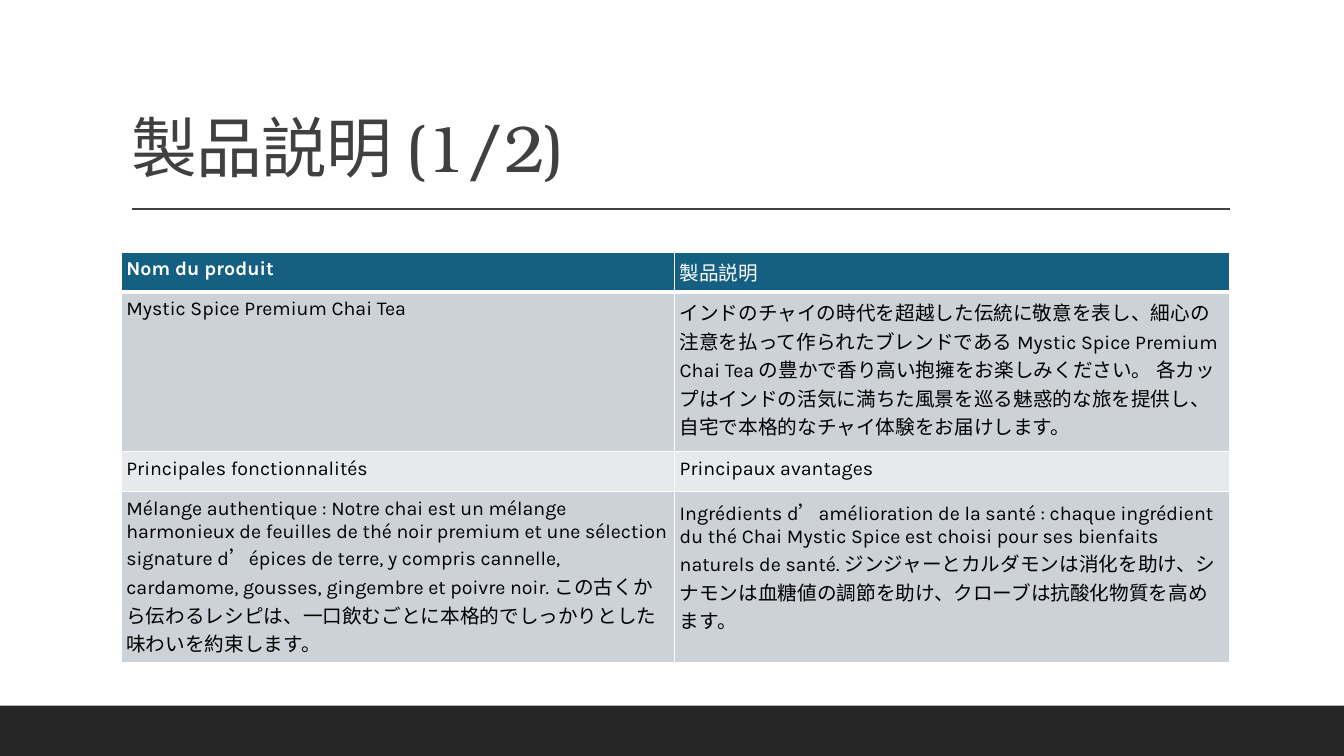
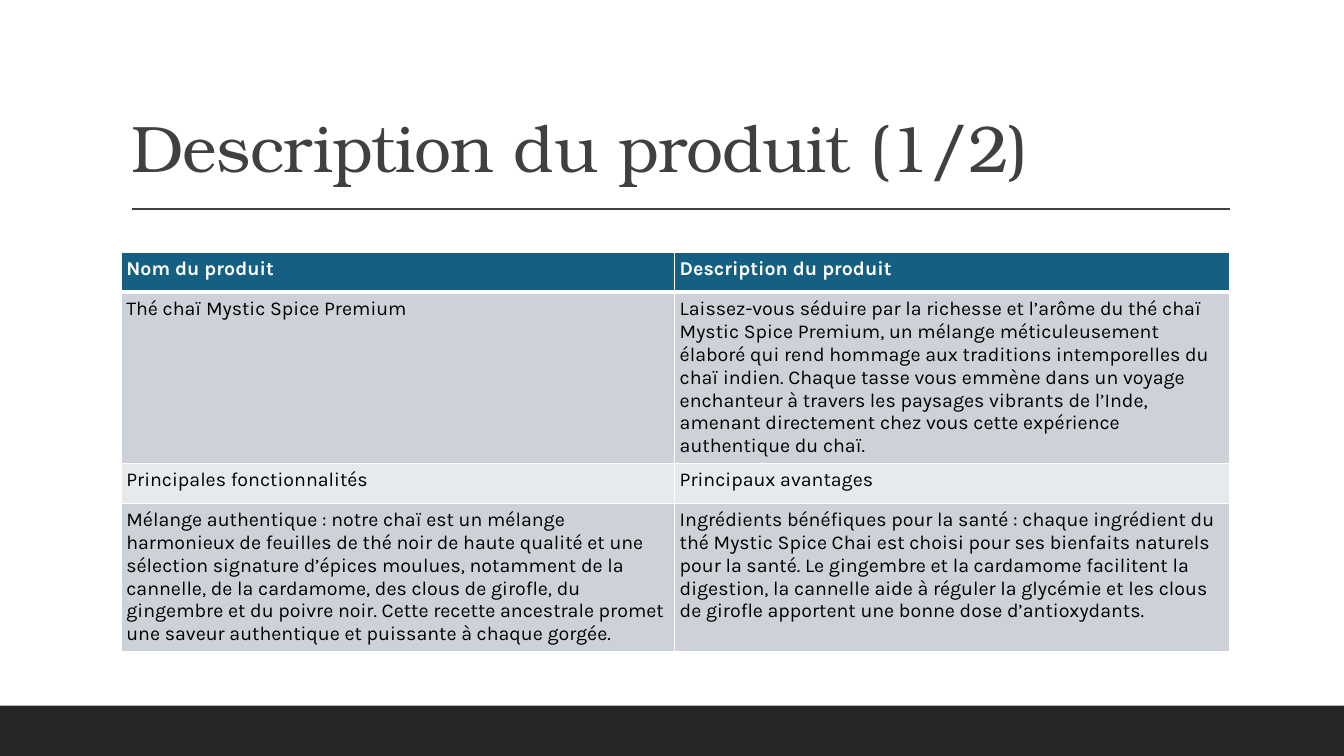
Before and after one commit to MicrosoftLearning/MS-4004-Empower-workforce-copilot-use-cases.fr-fr, a slide deck: slide 5 of ResourceFiles/Mystic Spice Premium Chai Market Analysis Presentation.pptx. Drawn at 1344x756 pixels with LibreOffice and Linux fonts; fonts in the diff are those of the drawing. Boxes give left, top, right and bottom in pixels: in the first picture for what was removed or moved away, otherwise in the second. Text is boxed around its words. In the diff, an @@ line names an element or a change of style, - is before the commit and + after.

```diff
--- a/ResourceFiles/Mystic Spice Premium Chai Market Analysis Presentation.pptx
+++ b/ResourceFiles/Mystic Spice Premium Chai Market Analysis Presentation.pptx
@@ title at [131, 125, 1028, 187]: text changed @@
-製品説明 (1/2)
+Description du produit (1/2)
@@ table at [121, 252, 1230, 684] @@
-row 1, column 2: 製品説明
+row 1, column 2: Description du produit
-row 2, column 1: Mystic Spice Premium Chai Tea
+row 2, column 1: Thé chaï Mystic Spice Premium
-row 2, column 2: インドのチャイの時代を超越した伝統に敬意を表し、細心の注意を払って作られたブレンドである Mystic Spice Premium Chai Tea の豊かで香り高い抱擁をお楽しみください。 各カップはインドの活気に満ちた風景を巡る魅惑的な旅を提供し、自宅で本格的なチャイ体験をお届けします。
+row 2, column 2: Laissez-vous séduire par la richesse et l’arôme du thé chaï Mystic Spice Premium, un mélange méticuleusement élaboré qui rend hommage aux traditions intemporelles du chaï indien. Chaque tasse vous emmène dans un voyage enchanteur à travers les paysages vibrants de l’Inde, amenant directement chez vous cette expérience authentique du chaï.
-row 4, column 1: Mélange authentique : Notre chai est un mélange harmonieux de feuilles de thé noir premium et une sélection signature d’épices de terre, y compris cannelle, cardamome, gousses, gingembre et poivre noir. この古くから伝わるレシピは、一口飲むごとに本格的でしっかりとした味わいを約束します。
+row 4, column 1: Mélange authentique : notre chaï est un mélange harmonieux de feuilles de thé noir de haute qualité et une sélection signature d’épices moulues, notamment de la cannelle, de la cardamome, des clous de girofle, du gingembre et du poivre noir. Cette recette ancestrale promet une saveur authentique et puissante à chaque gorgée.
-row 4, column 2: Ingrédients d’amélioration de la santé : chaque ingrédient du thé Chai Mystic Spice est choisi pour ses bienfaits naturels de santé. ジンジャーとカルダモンは消化を助け、シナモンは血糖値の調節を助け、クローブは抗酸化物質を高めます。
+row 4, column 2: Ingrédients bénéfiques pour la santé : chaque ingrédient du thé Mystic Spice Chai est choisi pour ses bienfaits naturels pour la santé. Le gingembre et la cardamome facilitent la digestion, la cannelle aide à réguler la glycémie et les clous de girofle apportent une bonne dose d’antioxydants.
```
Also in this commit, not shown: 13 other slides changed, 32 other files.
